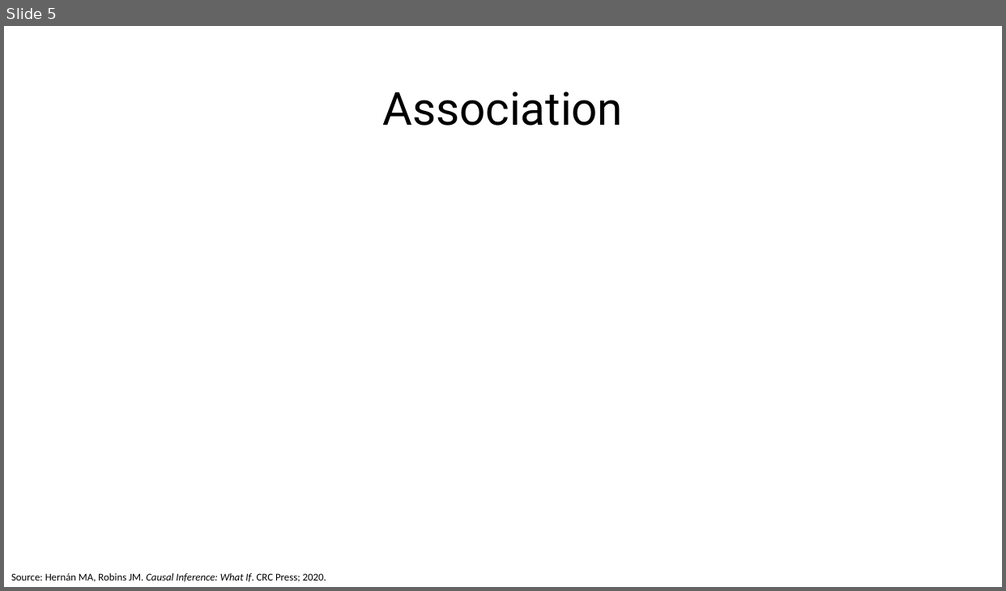
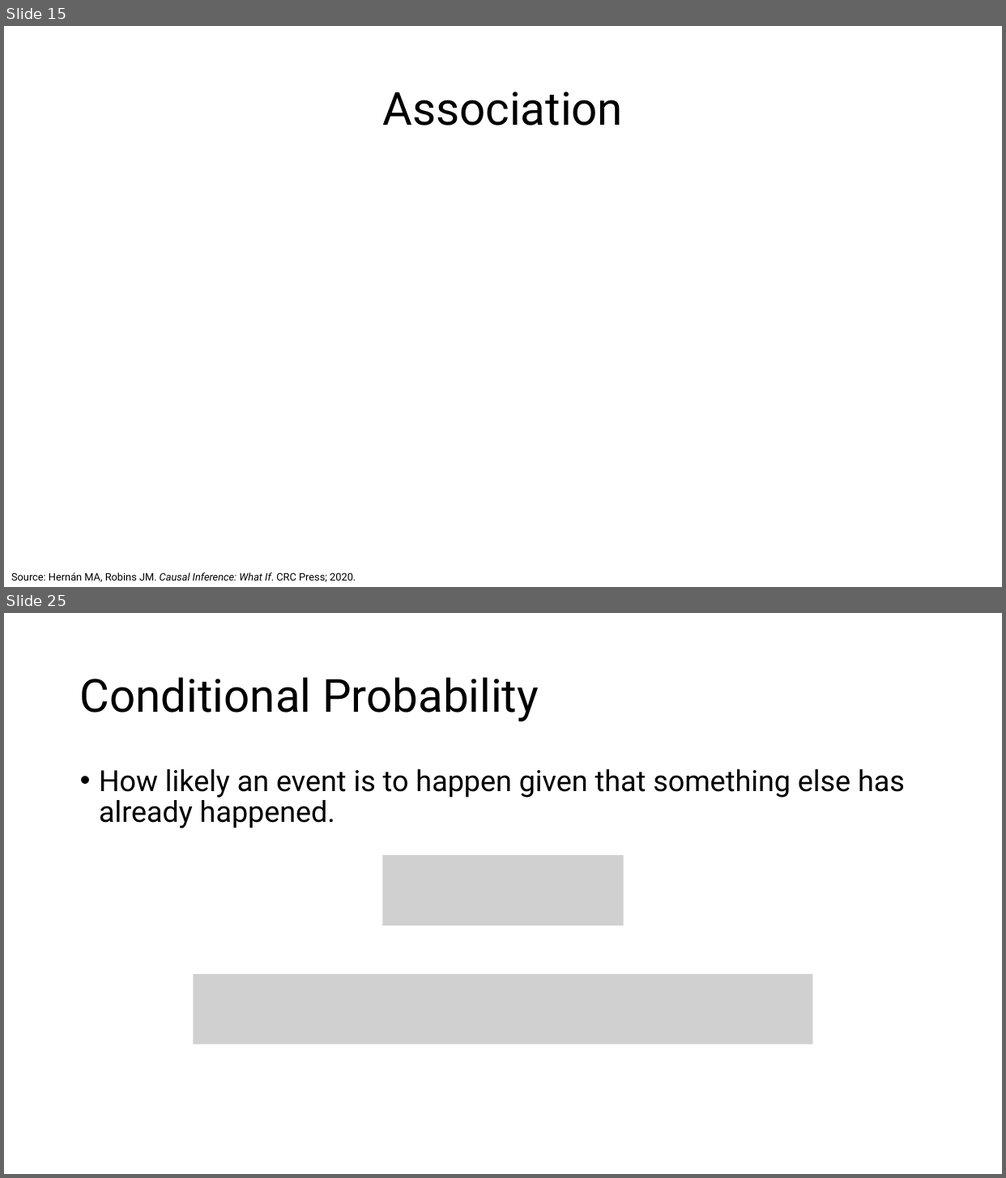
Before and after one commit to brad-cannell/epi_3_public, a slide deck: modules/04 Measures of Association/measures_of_assocaition.pptx. Shown one above the other, each under a label of ours: slide 5 before the commit, slides 15 and 25 after it; the slides between them are not shown. The pictures are 1006x591 and 1006x1178 pixels, drawn with LibreOffice and Linux fonts; fonts in the diff are those of the drawing; grey boxes stand for pictures. Boxes give left, top, right and bottom in pixels: in the first picture for what was removed or moved away, otherwise in the second. Text is boxed around its words. In the diff, an @@ line names an element or a change of style, - is before the commit and + after.

```diff
--- a/modules/04 Measures of Association/measures_of_assocaition.pptx
+++ b/modules/04 Measures of Association/measures_of_assocaition.pptx
@@ slide 25 added at (4, 613, 1002, 1174), background #FFFFFF @@
@@ title added at (80, 677, 539, 722), 44 pt, text #000000 @@
+Conditional Probability
@@ text added at (99, 769, 905, 828), 28 pt, text #000000 @@
+• How likely an event is to happen given that something else has already happened.
@@ picture added at (383, 855, 624, 926) @@
@@ picture added at (194, 974, 813, 1045) @@
@@ what was slide 5 is now slide 15 @@
@@ slide 15 changed as well @@
@@ text "Source: Hernán MA, Robins JM. ..." at (11, 573, 356, 582): font Calibri to Roboto @@
```
Also in this commit, not shown: 17 other slides changed, 81 other slides added, 5 slides removed, 5 other files.
